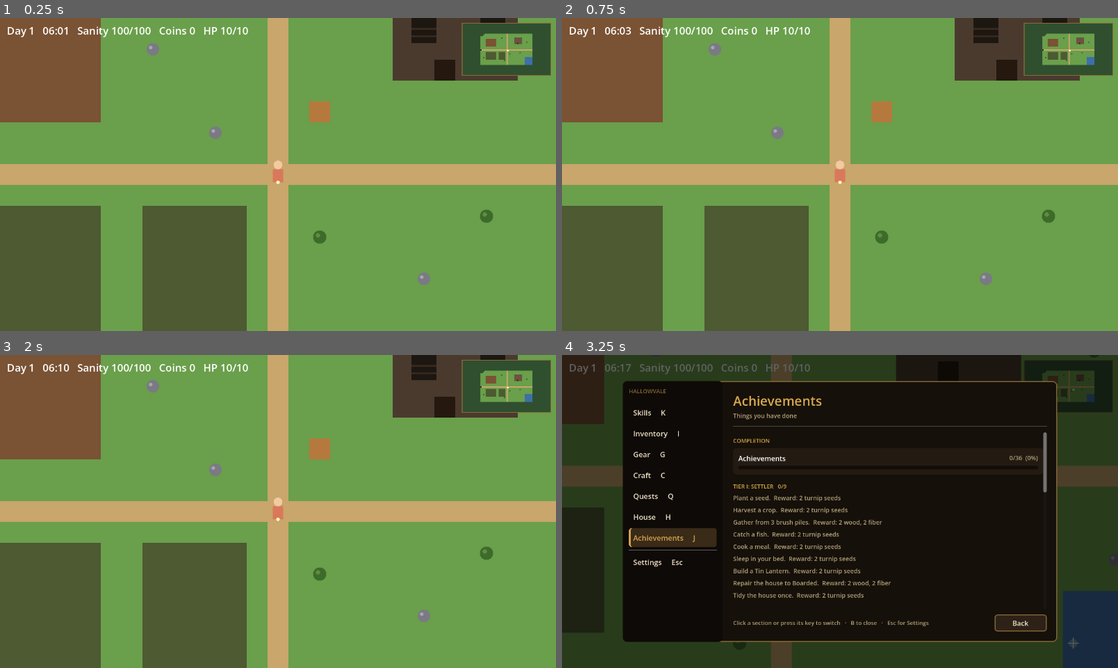
Above: before the commit, frames 1-4 (two rows, left to right).
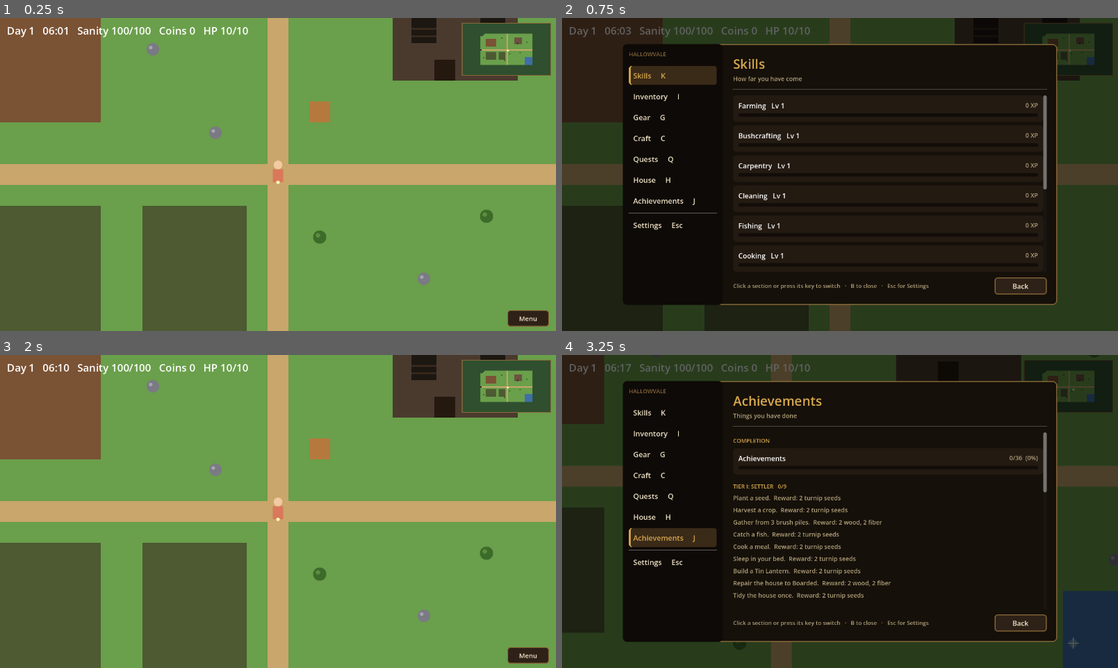
Above: after the commit, the same moments.

Repository: joshj1108/CrowCreekHollow
Game: Godot game, scene res://scenes/main.tscn
Two runs of this game, one before a commit and one after it. Both use one fixed random seed, a clock stepped at 60 frames per second and the inputs below.
Inputs (mouse positions are in pixels of both pictures, inside the frame that each line leads up to):
- Up to frame 1 (0.25 s): no input
- Up to frame 2 (0.75 s): click (1090, 318) at 0.5 s, where only the run after the commit has a clickable "Menu"
- Up to frame 3 (2 s): click (111, 411) at 1.25 s, where only the run after the commit has a clickable "Skills K"
- Up to frame 4 (3.25 s): tap Enter at 2 s; move the mouse to (962, 495) at 2.02 s; hold D (move_right) 2.03-2.78 s; tap Space (use) at 2.1, 3.05 s; click (962, 495) at 2.17 s; move the mouse to (728, 527) at 2.77 s; hold S (move_down) from 2.78 s (still down); tap J (achievements) at 2.85 s; click (728, 527) at 2.92 s

The runs differ from the first frame. In frame 1, 0.4% of the frame differs, in the area x 91-99%, y 93-99%; in frame 2, 99%, in the area x 0-100%, y 0-100%; in frame 3, 0.4%; in frame 4, nothing differs.

Commit message:
Add a small Menu button in the corner
Mouse players can open the menu without a key. The button opens it on
Skills, where the section list takes over, and hides while the menu is open.

Co-Authored-By: Claude Haiku 5.5 <noreply@anthropic.com>
Claude-Session: https://claude.ai/code/session_016EvHBYyFANDWxunM27u84C

Diff:
--- a/scripts/action_bar.gd
+++ b/scripts/action_bar.gd
@@ -50,6 +50,7 @@
 
 var nav_buttons := {}      # tab name -> Button in the menu's section list
 var panel: Control         # the full-screen menu; visible only while a panel is open
+var menu_button: Button    # small corner button that opens the menu when it is closed
 var title_label: Label
 var subtitle_label: Label
 var scroll: ScrollContainer
@@ -64,6 +65,23 @@
 	root.set_anchors_preset(Control.PRESET_FULL_RECT)
 	root.mouse_filter = Control.MOUSE_FILTER_IGNORE
 	add_child(root)
+
+	# A small corner button for mouse players. It opens the menu on Skills, where the list takes over.
+	menu_button = Button.new()
+	menu_button.text = "Menu"
+	menu_button.focus_mode = Control.FOCUS_NONE
+	menu_button.custom_minimum_size = Vector2(96, 34)
+	menu_button.set_anchors_preset(Control.PRESET_BOTTOM_RIGHT)
+	menu_button.grow_horizontal = Control.GROW_DIRECTION_BEGIN
+	menu_button.grow_vertical = Control.GROW_DIRECTION_BEGIN
+	menu_button.offset_left = -112
+	menu_button.offset_top = -44
+	menu_button.offset_right = -16
+	menu_button.offset_bottom = -10
+	menu_button.add_theme_font_size_override("font_size", 15)
+	_style_button(menu_button, false)
+	menu_button.pressed.connect(_on_tab_pressed.bind("Skills"))
+	root.add_child(menu_button)
 
 	panel = _build_menu()
 	root.add_child(panel)
@@ -185,6 +203,7 @@
 		return
 	_last_key = key
 	panel.visible = true
+	menu_button.visible = false
 	if tab != active_tab:
 		scroll.scroll_vertical = 0
 	title_label.text = tab
@@ -202,6 +221,7 @@
 func hide_panel() -> void:
 	_last_key = ""
 	panel.visible = false
+	menu_button.visible = true
 	_set_active("")
 
 
Not shown, changed: DESIGN.md
